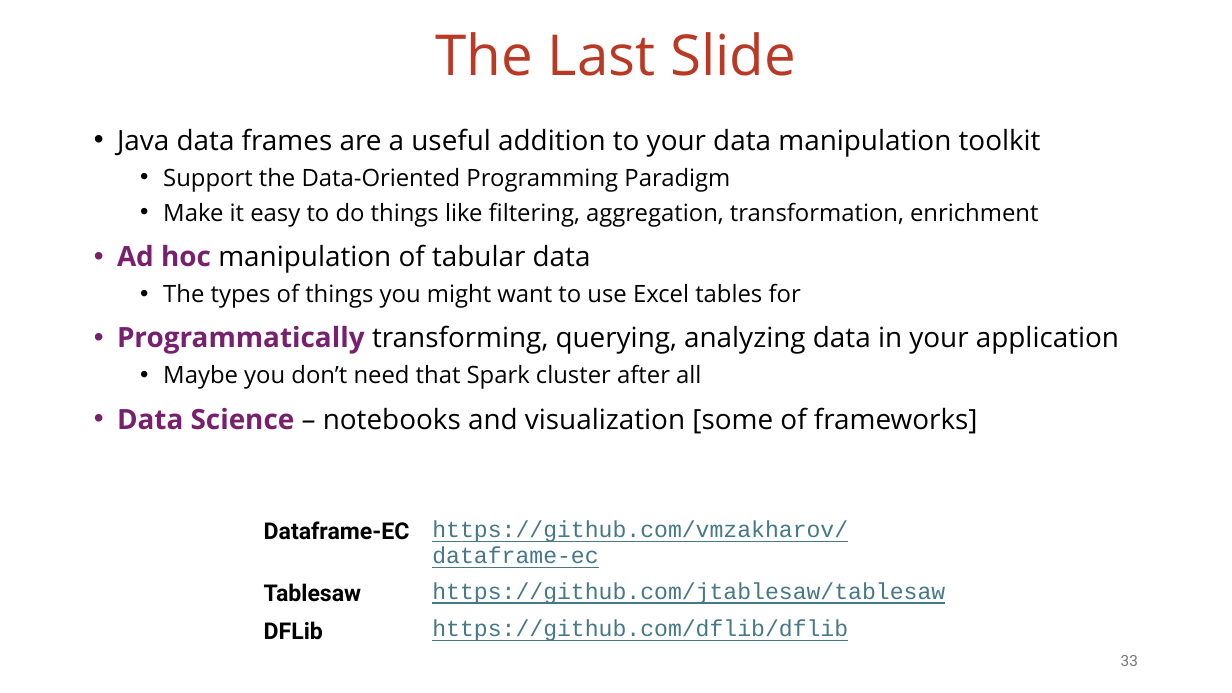
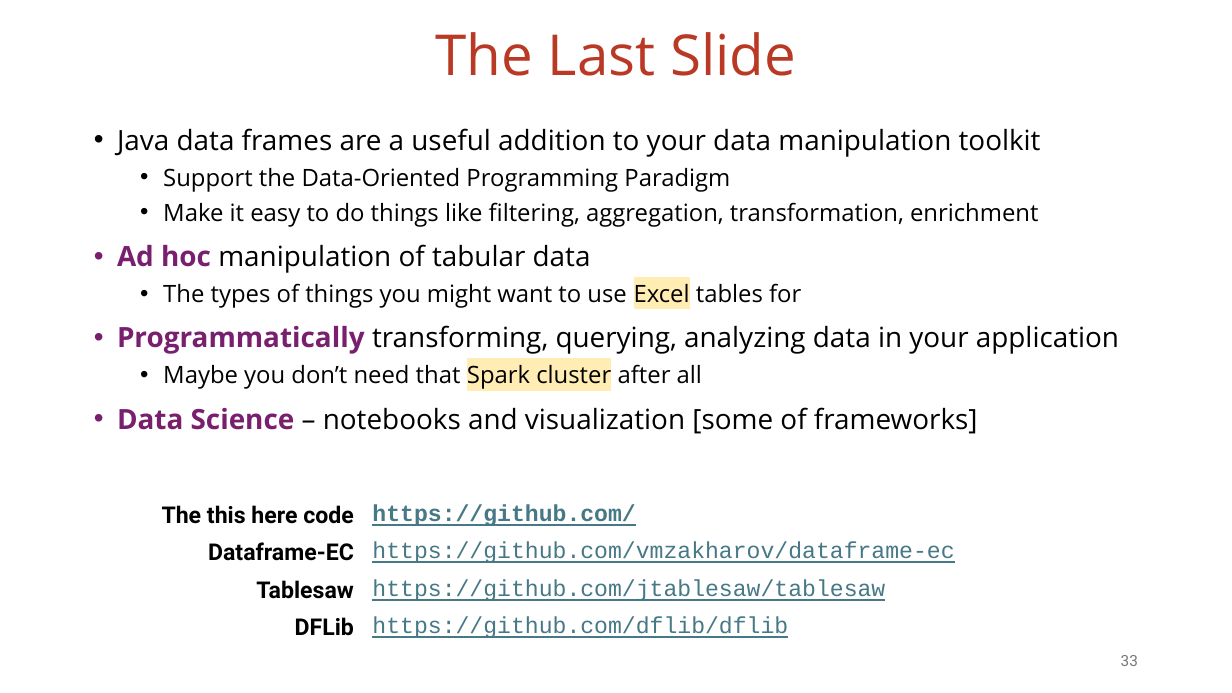
Before and after one commit to vmzakharov/missing-dataframe-talk, a slide deck: slide 33 of presentation/Missing_Dataframe_Short.pptx. Drawn at 1232x693 pixels with LibreOffice and Linux fonts; fonts in the diff are those of the drawing. Boxes give left, top, right and bottom in pixels: in the first picture for what was removed or moved away, otherwise in the second. Text is boxed around its words. In the diff, an @@ line names an element or a change of style, - is before the commit and + after.

```diff
--- a/presentation/Missing_Dataframe_Short.pptx
+++ b/presentation/Missing_Dataframe_Short.pptx
@@ text at (163, 283, 801, 389): highlight none to #FFEDB3 in "Excel", "Spark cluster" @@
@@ table at (142, 497, 1090, 647) @@
+row 1: The this here code | https://github.com/
@@ table: place and size @@
-table at (254, 514, 978, 645)
+table at (142, 497, 1090, 647)
```
Also in this commit, not shown: 12 other slides changed, 1 other file.
